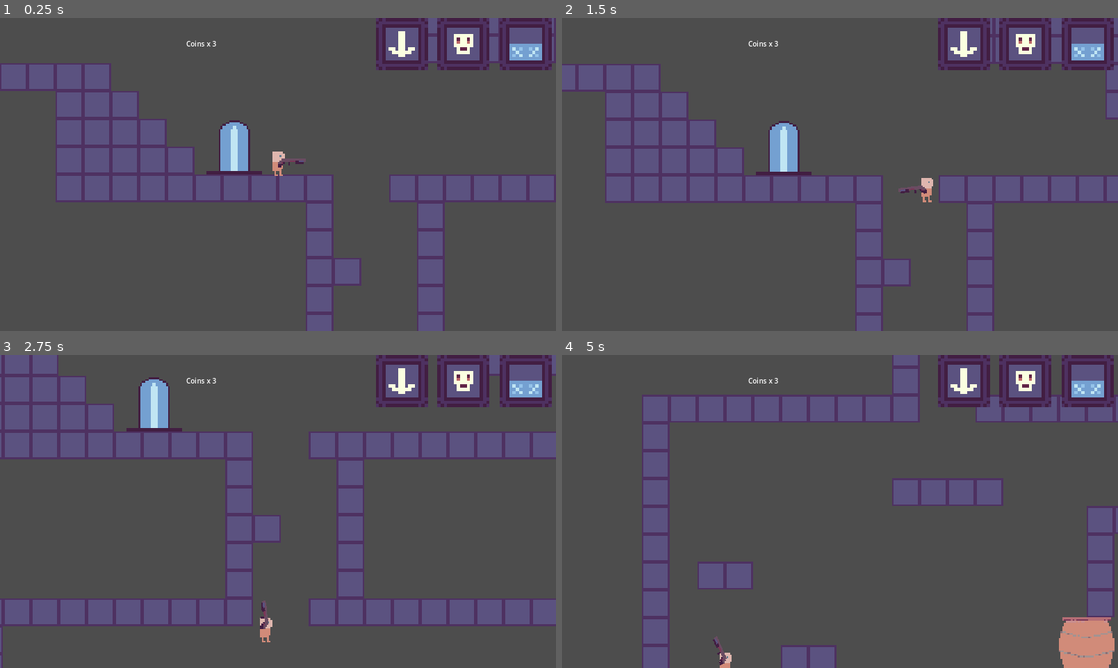
Above: before the commit, frames 1-4 (two rows, left to right).
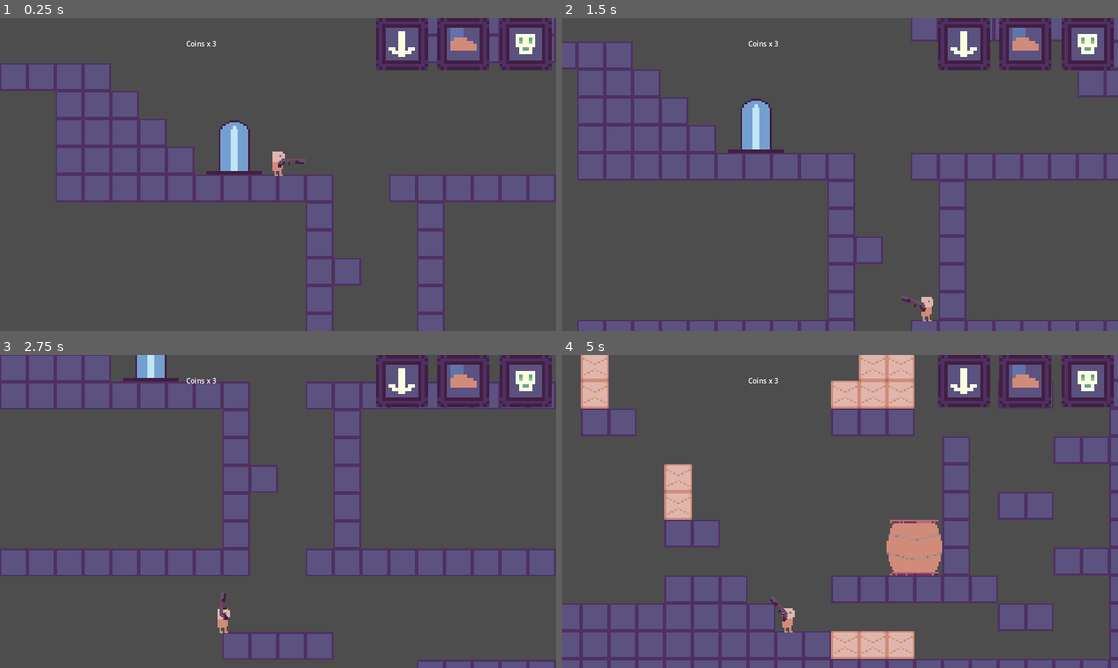
Above: after the commit, the same moments.

Repository: Kevin-Mortimer-19/Cursed-Jumper
Game: Godot game, scene res://src/game.tscn
The game is run twice, just before and just after one commit, with the same random seed, the same clock (stepped at 60 frames per second) and the same inputs.
Inputs (mouse positions are in pixels of both pictures, inside the frame that each line leads up to):
- Up to frame 1 (0.25 s): no input
- Up to frame 2 (1.5 s): tap Enter at 0.5 s; move the mouse to (962, 158) at 0.52 s; hold Space (jump) 0.53-1.28 s; hold D (move_right) from 0.53 s (still down); move the mouse to (728, 190) at 1.27 s; click (728, 190) at 1.35 s
- Up to frame 3 (2.75 s): tap Space (jump) at 1.52, 1.55, 1.82 s; move the mouse to (333, 442) at 2.02 s; release D (move_right) at 2.03 s; hold A (move_left) from 2.03 s (still down); hold Space (jump) from 2.03 s (still down); tap E (interact) at 2.1 s
- Up to frame 4 (5 s): move the mouse to (812, 574) at 2.77 s; release A (move_left) at 2.78 s; release Space (jump) at 2.78 s; hold D (move_right) 2.78-4.28 s; tap Space (jump) at 2.85, 3.02, 3.32, 3.77, 3.8, 4.07, 4.52, 4.55, 4.82 s; move the mouse to (1006, 558) at 3.52 s; press the mouse at (1006, 558) at 3.53 s; move the mouse to (673, 464) at 4.27 s; release the mouse at (673, 464) at 4.28 s; hold A (move_left) from 4.28 s (still down); tap E (interact) at 4.35 s

The runs differ from the first frame. In frame 1, 0.7% of the frame differs, in the area x 81-98%, y 3-14%; in frame 2, 29%; in frame 3, 39%; in frame 4, 41%, in the area x 0-100%, y 0-100%.

Commit message:
Implemented curse shuffle
added a signal to the curse menu and several curse functions in the player script to allow for curse rerolls

Diff:
--- a/src/entities/player/player.gd
+++ b/src/entities/player/player.gd
@@ -83,6 +83,8 @@
 var curses: Array[int] = []
 var curse_locks: Array[bool] = [false, false, false]
 
+var rng: RandomNumberGenerator
+
 signal curses_applied(curses: Array[int])
 
 
@@ -118,6 +120,8 @@
 
 
 func _ready() -> void:
+	rng = RandomNumberGenerator.new()
+	rng.randomize()
 	curses = [curse_1, curse_2, curse_3]
 	_setup_timers()
 	shots_remaining = num_shots_before_reload
@@ -151,6 +155,7 @@
 			speed = input * ground_speed
 		else:
 			speed = 0
+			rate = ground_friction
 	elif can_control_air():
 		rate = air_accel if input else air_friction
 		speed = input * air_speed
@@ -248,11 +253,14 @@
 	healed.emit()
 
 
+#region Curses
+
+
 func generate_curses():
 	var curse_list: Array[int] = []
 	for i in 3:
 		curse_list.append(generate_random_from_set(1,9,curse_list))
-		curses[i] ^= apply_curse(curse_list[i])
+		curses[i] |= apply_curse(curse_list[i])
 	curses_applied.emit(curses)
 
 
@@ -260,8 +268,6 @@
 ## If the value generated matches a value within the exclusions set,
 ## the function will try again until it finds a unique value.
 func generate_random_from_set(start: int, end: int, exclusions: Array[int]) -> int:
-	var rng = RandomNumberGenerator.new()
-	rng.randomize()
 	var candidate = rng.randi_range(start, end)
 	if exclusions.has(candidate):
 		return generate_random_from_set(start, end, exclusions)
@@ -302,3 +308,114 @@
 			return 256
 		_: # Default case
 			return 0
+
+
+func remove_curse(number: int) -> int:
+	match number:
+		1: # Cannot walk
+			modifiers_move_options |= 1
+			return 1
+		2: # Cannot move midair
+			modifiers_move_options |= 2
+			return 2
+		3: # Cannot jump
+			modifiers_move_options |= 8
+			return 4
+		4: # Double gravity
+			modifiers_movement ^= 2
+			return 8
+		5: # Ice physics
+			modifiers_movement ^= 4
+			return 16
+		6: # Deal no damage
+			modifiers_combat |= 1
+			return 32
+		7: # Die instantly
+			modifiers_combat ^= 2
+			return 64
+		8: # Fast enemies
+			modifiers_combat ^= 4
+			return 128
+		9: # More enemies
+			modifiers_combat ^= 8
+			return 256
+		_: # Default case
+			return 0
+
+
+func translate_rn_into_curse_data(rn: int) -> int:
+	match rn:
+		1: # Cannot walk
+			return 1
+		2: # Cannot move midair
+			return 2
+		3: # Cannot jump
+			return 4
+		4: # Double gravity
+			return 8
+		5: # Ice physics
+			return 16
+		6: # Deal no damage
+			return 32
+		7: # Die instantly
+			return 64
+		8: # Fast enemies
+			return 128
+		9: # More enemies
+			return 256
+		_: # Default case
+			return 0
+
+
+func translate_curse_data_into_index(data: int) -> int:
+	match data:
+		1: # Cannot walk
+			return 1
+		2: # Cannot move midair
+			return 2
+		4: # Cannot jump
+			return 3
+		8: # Double gravity
+			return 4
+		16: # Ice physics
+			return 5
+		32: # Deal no damage
+			return 6
+		64: # Die instantly
+			return 7
+		128: # Fast enemies
+			return 8
+		256: # More enemies
+			return 9
+		_: # Default case
+			return 0
+
+
+func shuffle_curse():
+	if curse_locks == [true, true, true]:
+		pass
+	else:
+		var curse_to_shuffle = find_unlocked_curse_index()
+		print(str(curses[curse_to_shuffle]))
+		var current_curses: Array[int] = []
+		for i in curses:
+			current_curses.append(translate_curse_data_into_index(i))
+		var new_curse = generate_random_from_set(1,9,current_curses)
+		remove_curse(translate_curse_data_into_index(curses[curse_to_shuffle]))
+		curses[curse_to_shuffle] = apply_curse(new_curse)
+		curses_applied.emit(curses)
+
+
+func find_unlocked_curse_index() -> int:
+	# Check again to make sure we don't enter an infinite loop
+	# by accidentally calling this function
+	if curse_locks == [true, true, true]:
+		return -1
+	else:
+		var candidate = rng.randi_range(0,2)
+		if curse_locks[candidate]:
+			return find_unlocked_curse_index()
+		else:
+			return candidate
+
+#endregion
--- a/src/game_manager.gd
+++ b/src/game_manager.gd
@@ -23,6 +23,7 @@
 func _ready():
 	game_world.open_curse_shuffle_menu.connect(toggle_curse_menu)
 	game_world.refresh_curse_UI.connect(change_curse_UI)
+	curse_menu.shuffle.connect(game_world.shuffle_curse)
 
 
 func _process(_delta):
--- a/src/levels/world.gd
+++ b/src/levels/world.gd
@@ -20,3 +20,6 @@
 
 func _curses_applied(curses: Array[int]) -> void:
 	refresh_curse_UI.emit(curses)
+
+func shuffle_curse():
+	player.shuffle_curse()
--- a/src/menus/curse_shuffle_menu.gd
+++ b/src/menus/curse_shuffle_menu.gd
@@ -4,8 +4,18 @@
 @export var curse_texture_2: TextureRect
 @export var curse_texture_3: TextureRect
 
+@export var shuffle_button: Button
+
+signal shuffle
+
+func _ready() -> void:
+	shuffle_button.pressed.connect(shuffle_curses)
 
 func refresh_curse_UI(icon_1: Texture2D, icon_2: Texture2D, icon_3: Texture2D) -> void:
 	curse_texture_1.texture = icon_1
 	curse_texture_2.texture = icon_2
 	curse_texture_3.texture = icon_3
+
+
+func shuffle_curses():
+	shuffle.emit()
--- a/src/menus/curse_shuffle_menu.tscn
+++ b/src/menus/curse_shuffle_menu.tscn
@@ -2,7 +2,7 @@
 
 [ext_resource type="Script" path="res://src/menus/curse_shuffle_menu.gd" id="1_sublg"]
 
-[node name="Curse Shuffle Menu" type="MarginContainer" node_paths=PackedStringArray("curse_texture_1", "curse_texture_2", "curse_texture_3")]
+[node name="Curse Shuffle Menu" type="MarginContainer" node_paths=PackedStringArray("curse_texture_1", "curse_texture_2", "curse_texture_3", "shuffle_button")]
 offset_right = 1280.0
 offset_bottom = 720.0
 theme_override_constants/margin_left = 100
@@ -13,6 +13,7 @@
 curse_texture_1 = NodePath("VBoxContainer/MarginContainer/VBoxContainer/Curse 1/MarginContainer/TextureRect")
 curse_texture_2 = NodePath("VBoxContainer/MarginContainer/VBoxContainer/Curse 2/MarginContainer/TextureRect")
 curse_texture_3 = NodePath("VBoxContainer/MarginContainer/VBoxContainer/Curse 3/MarginContainer/TextureRect")
+shuffle_button = NodePath("VBoxContainer/MarginContainer2/ShuffleButton")
 
 [node name="VBoxContainer" type="VBoxContainer" parent="."]
 layout_mode = 2
@@ -90,7 +91,7 @@
 theme_override_constants/margin_right = 300
 theme_override_constants/margin_bottom = 100
 
-[node name="Button" type="Button" parent="VBoxContainer/MarginContainer2"]
+[node name="ShuffleButton" type="Button" parent="VBoxContainer/MarginContainer2"]
 layout_mode = 2
 size_flags_vertical = 3
 text = "Shuffle"
